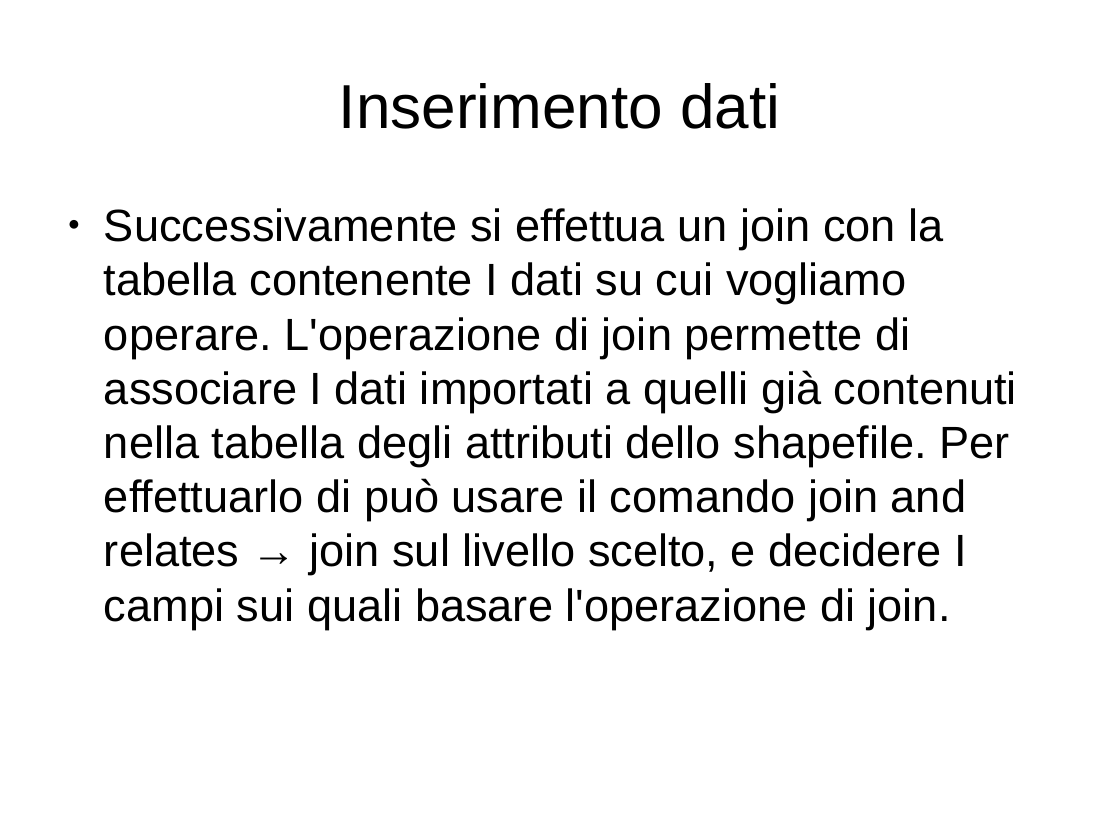
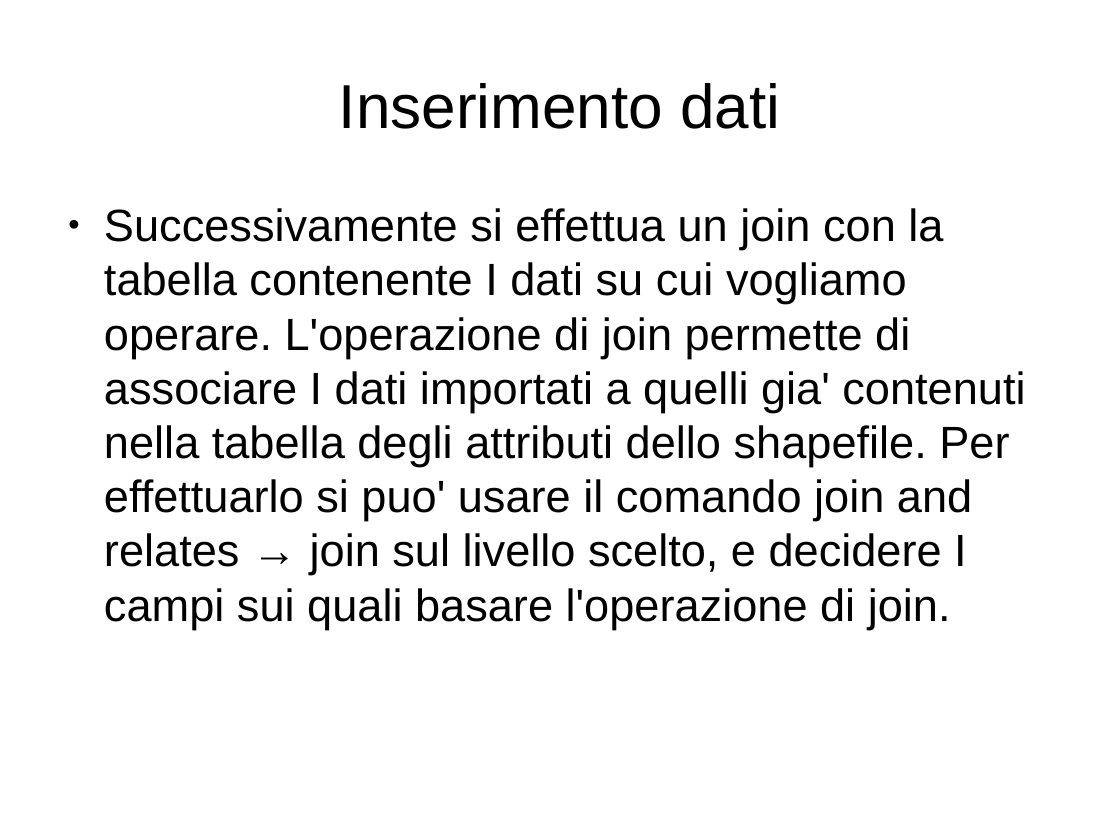
Before and after one commit to MascioSpam/esame_bdt, a slide deck: slide 11 of relazione.odp (slide 10 before the commit). Drawn at 1120x840 pixels with LibreOffice and Linux fonts; fonts in the diff are those of the drawing. Boxes give left, top, right and bottom in pixels: in the first picture for what was removed or moved away, otherwise in the second. Text is boxed around its words. In the diff, an @@ line names an element or a change of style, - is before the commit and + after.

```diff
--- a/relazione.odp
+++ b/relazione.odp
@@ text at (104, 208, 1025, 629): text changed @@
-● Successivamente si effettua un join con la tabella contenente I dati su cui vogliamo operare. L'operazione di join permette di associare I dati importati a quelli già contenuti nella tabella degli attributi dello shapefile. Per effettuarlo di può usare il comando join and relates → join sul livello scelto, e decidere I campi sui quali basare l'operazione di join.
+● Successivamente si effettua un join con la tabella contenente I dati su cui vogliamo operare. L'operazione di join permette di associare I dati importati a quelli gia' contenuti nella tabella degli attributi dello shapefile. Per effettuarlo si puo' usare il comando join and relates → join sul livello scelto, e decidere I campi sui quali basare l'operazione di join.
```
Also in this commit, not shown: 6 other slides changed, 5 slides added, 4 slides removed, 1 other file.
